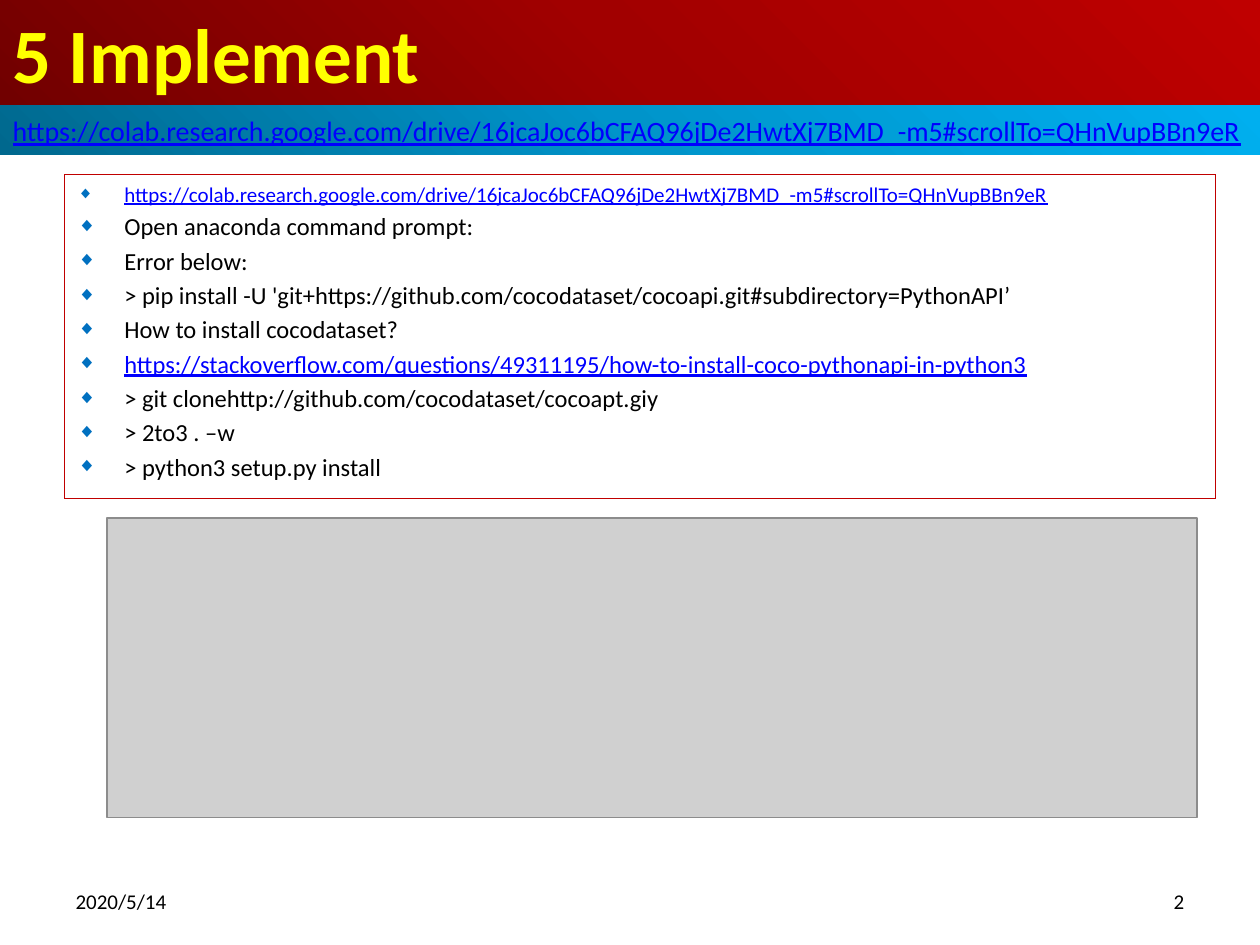
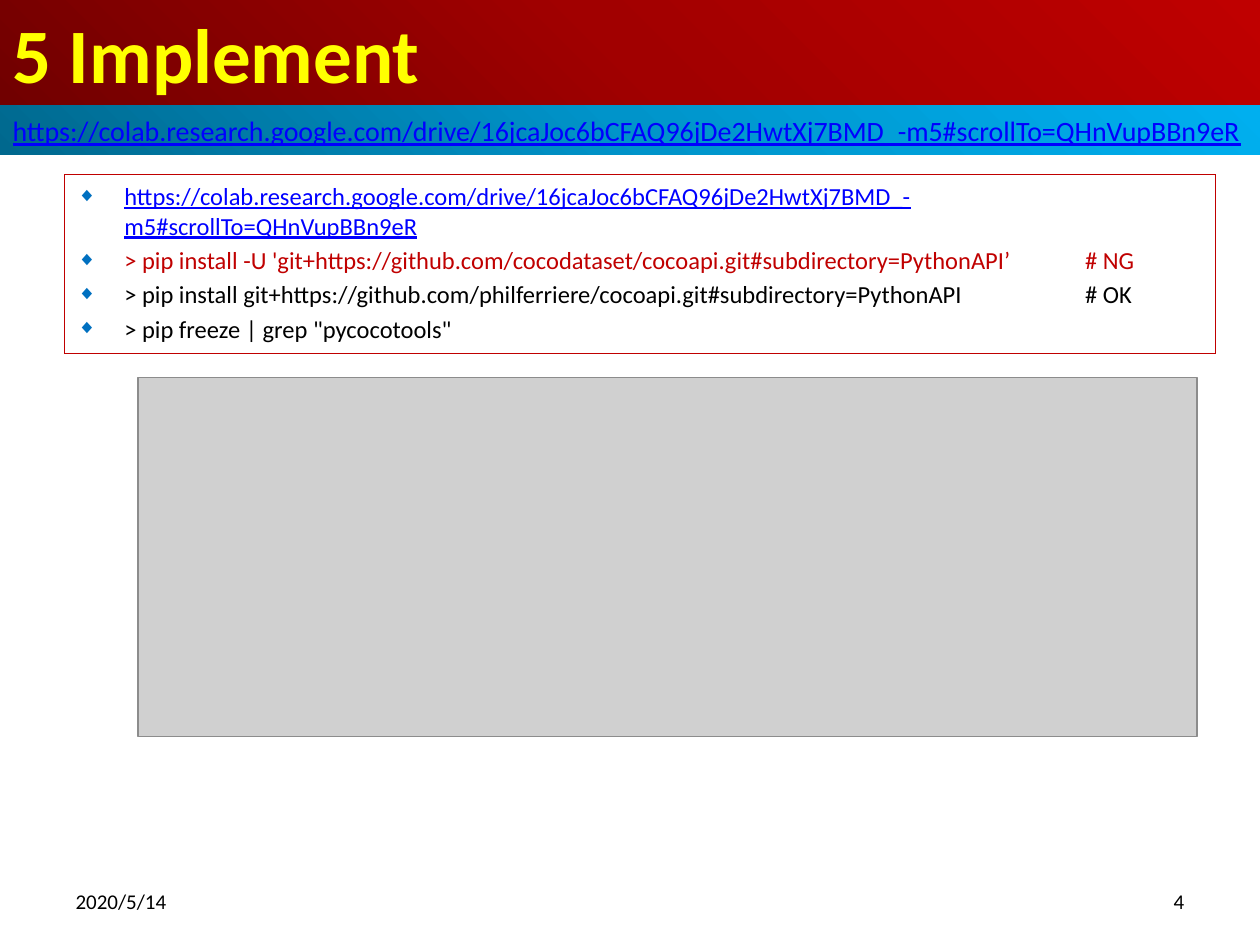
Before and after one commit to peterhchen/1000_PyTorch_FacialRecognition, a slide deck: slide 4 of 05_Implement.pptx (slide 2 before the commit). Drawn at 1260x945 pixels with LibreOffice and Linux fonts; fonts in the diff are those of the drawing; grey boxes stand for pictures. Boxes give left, top, right and bottom in pixels: in the first picture for what was removed or moved away, otherwise in the second. Text is boxed around its words. In the diff, an @@ line names an element or a change of style, - is before the commit and + after.

```diff
--- a/05_Implement.pptx
+++ b/05_Implement.pptx
@@ subtitle "https://colab.research.google.com/drive/16jcaJoc6bCFAQ96jDe2 ...": place and size @@
-subtitle "https://colab.research.google.com/drive/16jcaJoc6bCFAQ96jDe2 ..." at [64,175,1215,499]
+subtitle "https://colab.research.google.com/drive/16jcaJoc6bCFAQ96jDe2 ..." at [64,175,1215,354]
@@ subtitle at [124,188,910,210]: size 12 to 14 pt in "https://colab.research.google.com/drive/16jcaJoc6bCFAQ96jDe2 ..." @@
@@ subtitle at [142,252,1010,343]: text changed @@
-◆ Open anaconda command prompt:
-◆ Error below:
-◆ > pip install -U 'git+https://github.com/cocodataset/cocoapi.git#subdirectory=PythonAPI’
-◆ How to install cocodataset?
-◆ https://stackoverflow.com/questions/49311195/how-to-install-coco-pythonapi-in-python3
-◆ > git clonehttp://github.com/cocodataset/cocoapt.giy
-◆ > 2to3 . –w
-◆ > python3 setup.py install
+◆ > pip install -U 'git+https://github.com/cocodataset/cocoapi.git#subdirectory=PythonAPI’ # NG
+◆ > pip install git+https://github.com/philferriere/cocoapi.git#subdirectory=PythonAPI # OK
+◆ > pip freeze | grep "pycocotools"
@@ picture added at [137,377,1197,736] @@
@@ picture removed at [107,518,1197,818] @@
@@ page number at [1174,895,1185,909]: text changed @@
-2
+4
```
Also in this commit, not shown: 1 other slide changed, 4 slides added.
